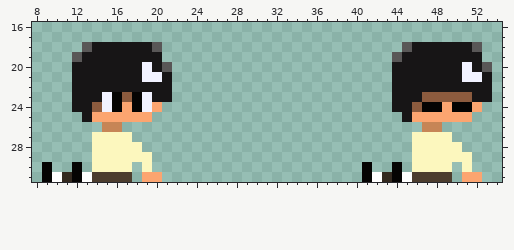
Edited in one commit: pixel-art sprite (Assets/Textures/Oliver/oliver sit left look right-Sheet.png). That is the earlier state.
The file is 64x32 pixels. Shown: x 8..54, y 16..31.
After the commit:
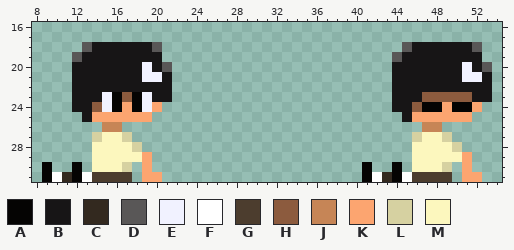
Palette (. is transparent): A #050403  B #171516  C #33291f  D #595757  E #f1f2ff  F #ffffff  G #4c3d2e  H #8c5b3e  J #c68556  K #fca570  L #d6d1a1  M #fcf7be
The exact change:
The author changed colour M to colour K in rows 29 to 30 at x 19 and 51.
The author changed colour M to colour L in row 27 at x 14, 17, 46 and 49; in row 28 at x 18 and 50; in row 30 at x 17 and 49.
Changed places in both pictures, as pixel boxes (x1, y1, x2, y2):
changed: (92, 132, 152, 172)
changed: (412, 132, 472, 172)
